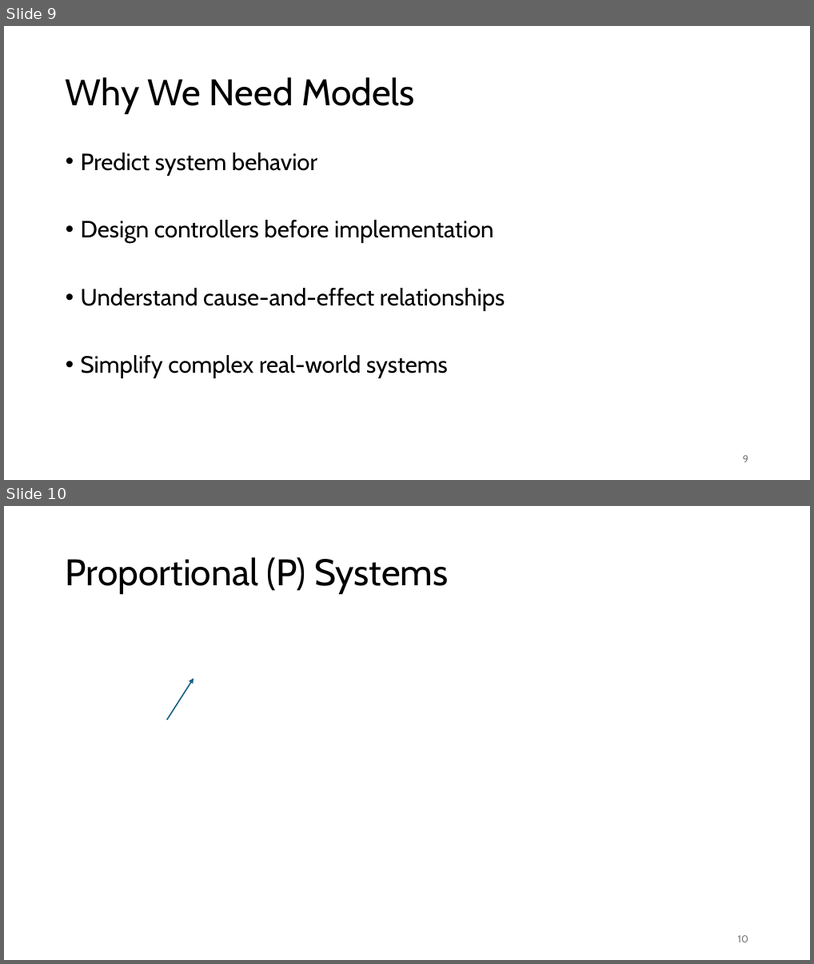
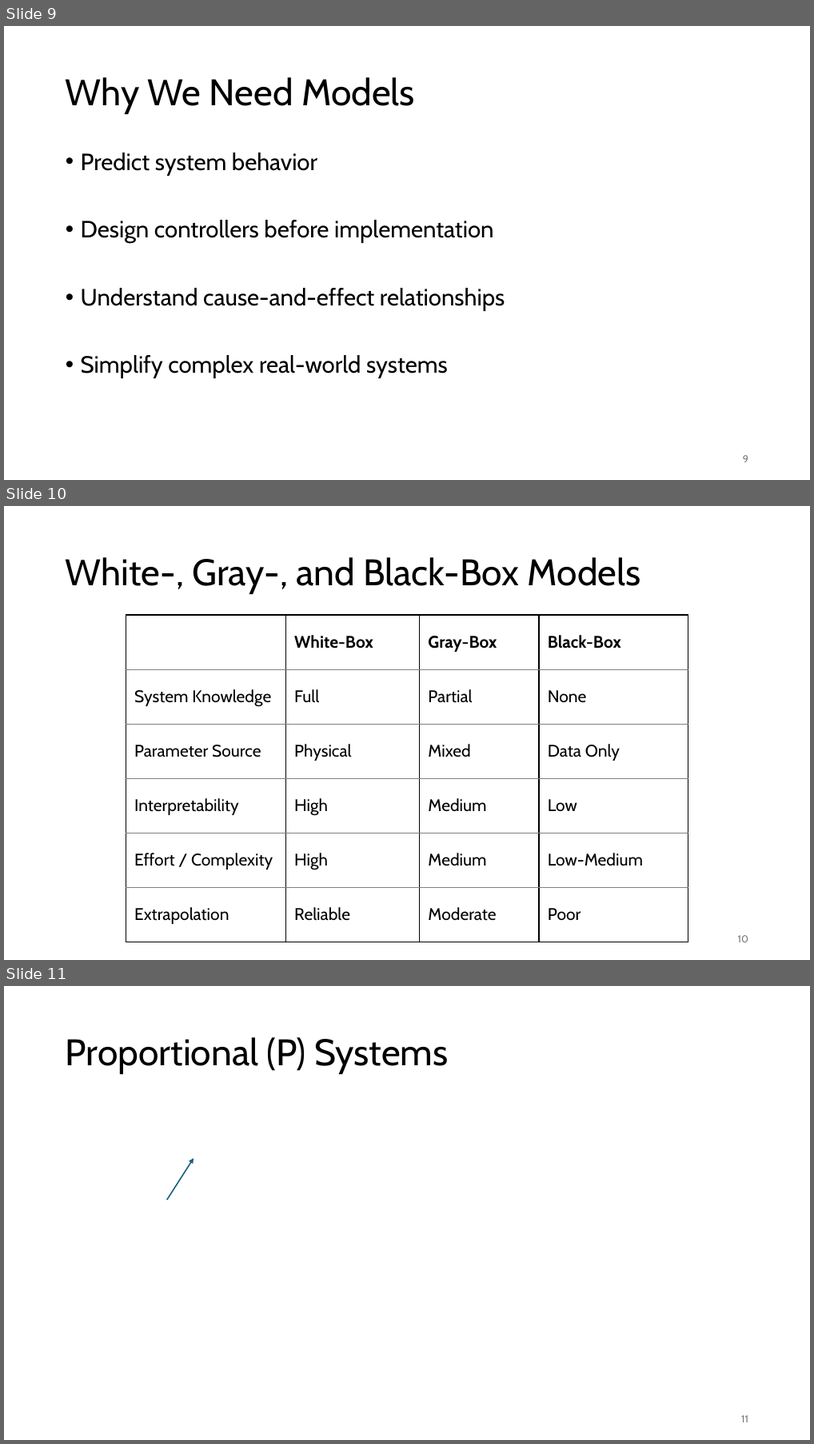
Before and after one commit to FelixWick/control_engineering, a slide deck: slides/1_systems.pptx. Shown one above the other, each under a label of ours: slides 9 and 10 before the commit, slides 9, 10 and 11 after it. The pictures are 814x964 and 814x1444 pixels, drawn with LibreOffice and Linux fonts; fonts in the diff are those of the drawing; grey boxes stand for pictures. Boxes give left, top, right and bottom in pixels: in the first picture for what was removed or moved away, otherwise in the second. Text is boxed around its words. In the diff, an @@ line names an element or a change of style, - is before the commit and + after.

```diff
--- a/slides/1_systems.pptx
+++ b/slides/1_systems.pptx
@@ slide 10 added at (x1=4, y1=506, x2=810, y2=960), background #FFFFFF @@
@@ title added at (x1=66, y1=557, x2=642, y2=594), 44 pt, text #000000 @@
+White-, Gray-, and Black-Box Models
@@ table added at (x1=126, y1=615, x2=690, y2=941), 6 rows, 4 columns @@
+ | White-Box | Gray-Box | Black-Box
+System Knowledge | Full | Partial | None
+Parameter Source | Physical | Mixed | Data Only
+Interpretability | High | Medium | Low
+Effort / Complexity | High | Medium | Low-Medium
+Extrapolation | Reliable | Moderate | Poor
@@ page number added at (x1=738, y1=935, x2=749, y2=942), 12 pt, text #797979 @@
+10
@@ what was slide 10 is now slide 11 @@
@@ page number at (x1=742, y1=1415, x2=749, y2=1422): text changed @@
-10
+11
```
Also in this commit, not shown: 5 slides changed, 8 other files.
